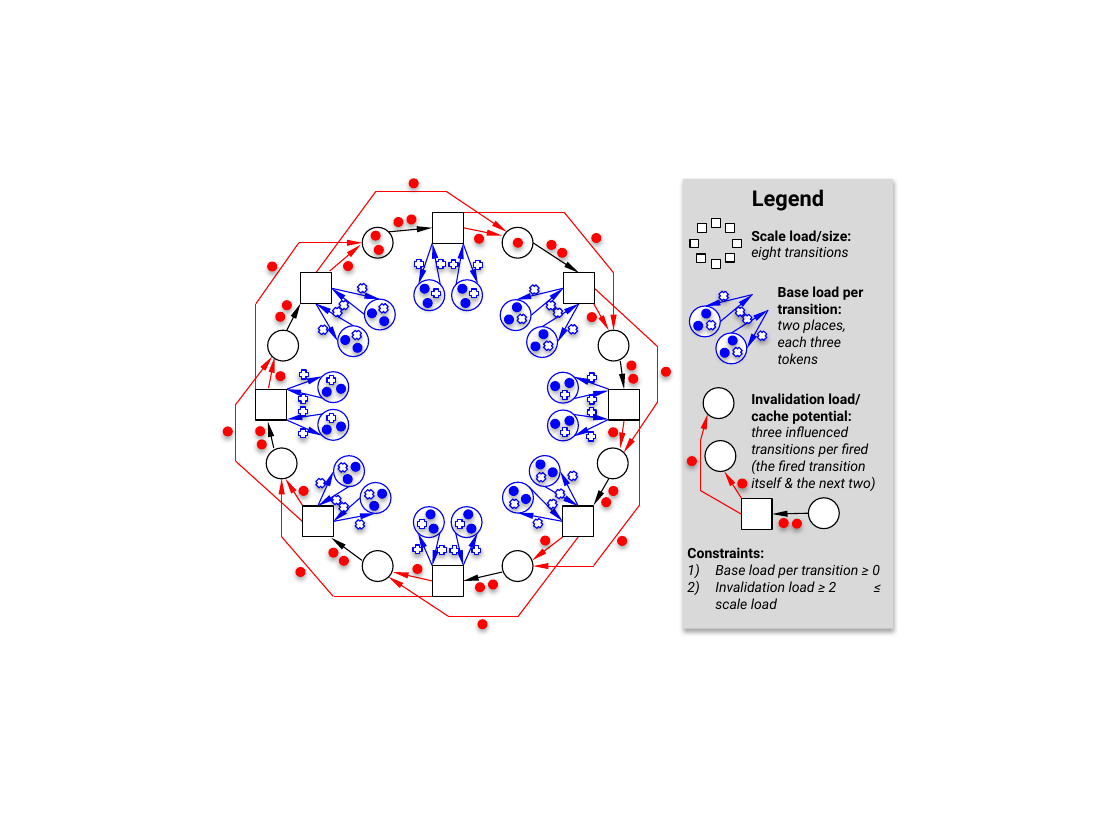
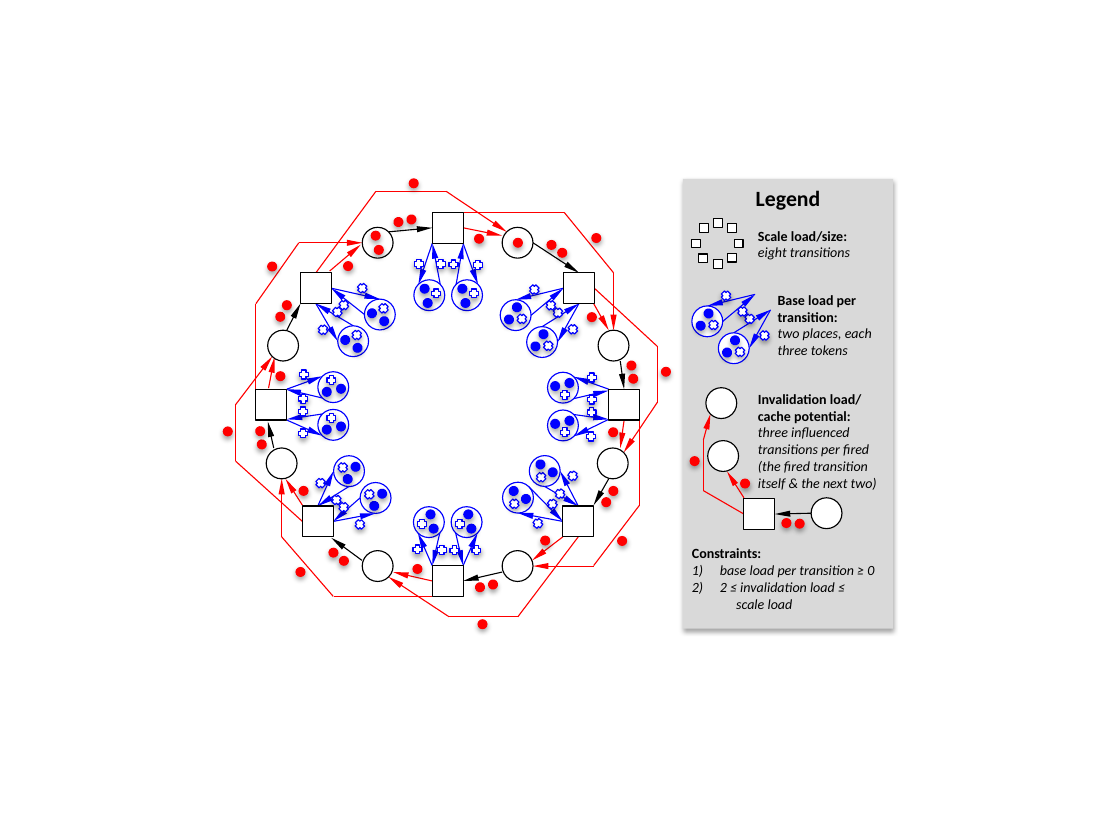
Before and after one commit to christoff-buerger/racr, a slide deck: slide 1 of profiling/atomic-petrinets/documentation/figures/non-hierarchical-profiling-net.pptx. Drawn at 1120x840 pixels with LibreOffice and Linux fonts; fonts in the diff are those of the drawing. Boxes give left, top, right and bottom in pixels: in the first picture for what was removed or moved away, otherwise in the second. Text is boxed around its words. In the diff, an @@ line names an element or a change of style, - is before the commit and + after.

```diff
--- a/profiling/atomic-petrinets/documentation/figures/non-hierarchical-profiling-net.pptx
+++ b/profiling/atomic-petrinets/documentation/figures/non-hierarchical-profiling-net.pptx
@@ font Roboto to Calibri in 3 elements at [683,179,894,629], [758,394,877,490], [758,231,850,260] @@
@@ text "Base load per": place and size @@
-text "Base load per" at [778,286,864,364]
+text "Base load per" at [778,295,872,355]
@@ text at [778,295,857,322]: font Roboto to Calibri in "Base load per", "transition:" @@
@@ text at [778,328,872,355]: text changed; font Roboto to Calibri @@
-two places,
-each three
-tokens
+two places, each three tokens
@@ 2 ellipses, 2 pluses, 2 arrows: place and size @@
-2 ellipses, 2 pluses, 2 arrows at [691,295,809,514]
+2 ellipses, 2 pluses, 2 arrows at [695,295,811,514]
@@ text at [692,565,874,609]: text changed; font Roboto to Calibri @@
-1) Base load per transition ≥ 0
-2) Invalidation load ≥ 2 ≤ scale load
+1) base load per transition ≥ 0
+2) 2 ≤ invalidation load ≤
+scale load
@@ text at [692,548,761,558]: font Roboto to Calibri in "Constraints:" @@
```
Also in this commit, not shown: 2 other files.
